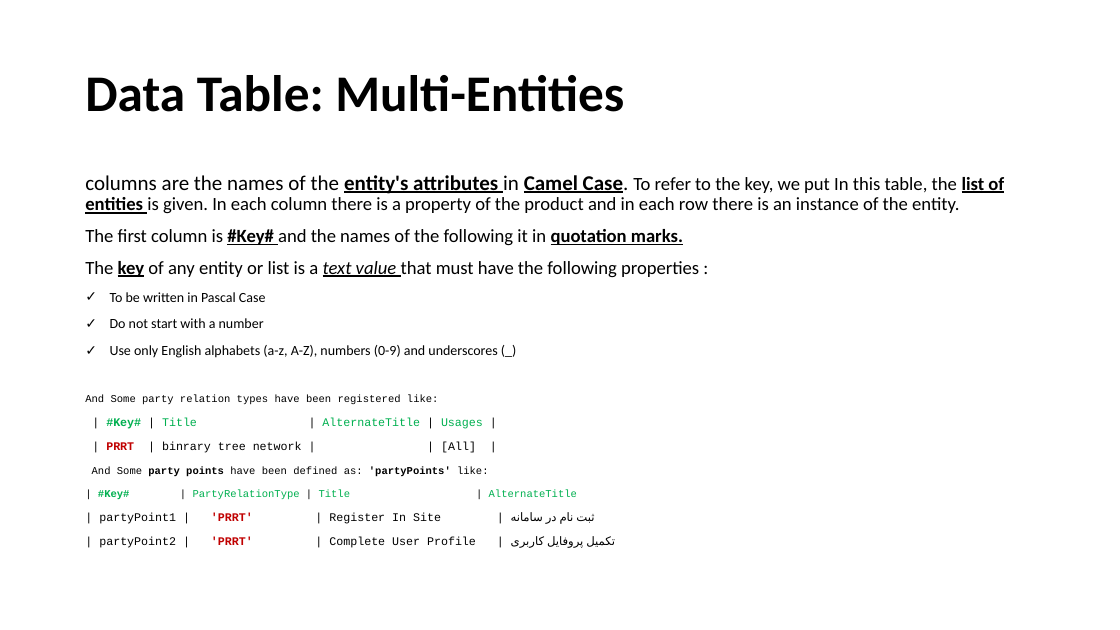
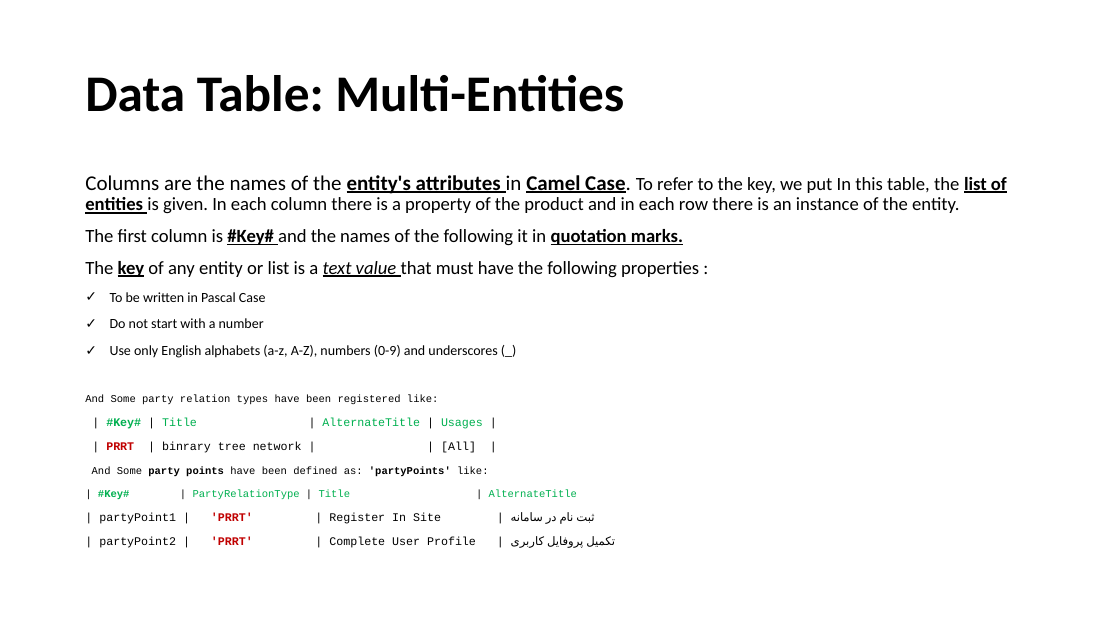
Before and after one commit to fmontazeri/Knowledeg, a slide deck: slide 26 of Gherkin.pptx. Drawn at 1120x630 pixels with LibreOffice and Linux fonts; fonts in the diff are those of the drawing. Boxes give left, top, right and bottom in pixels: in the first picture for what was removed or moved away, otherwise in the second. Text is boxed around its words. In the diff, an @@ line names an element or a change of style, - is before the commit and + after.

Commit message:
Add columns to the Data Table: Multi:Entities

```diff
--- a/Gherkin.pptx
+++ b/Gherkin.pptx
@@ text at (x1=85, y1=175, x2=1007, y2=214): text changed @@
-columns are the names of the entity's attributes in Camel Case. To refer to the key, we put In this table, the list of entities is given. In each column there is a property of the product and in each row there is an instance of the entity.
+Columns are the names of the entity's attributes in Camel Case. To refer to the key, we put In this table, the list of entities is given. In each column there is a property of the product and in each row there is an instance of the entity.
```
Also in this commit, not shown: 1 other slide changed.
